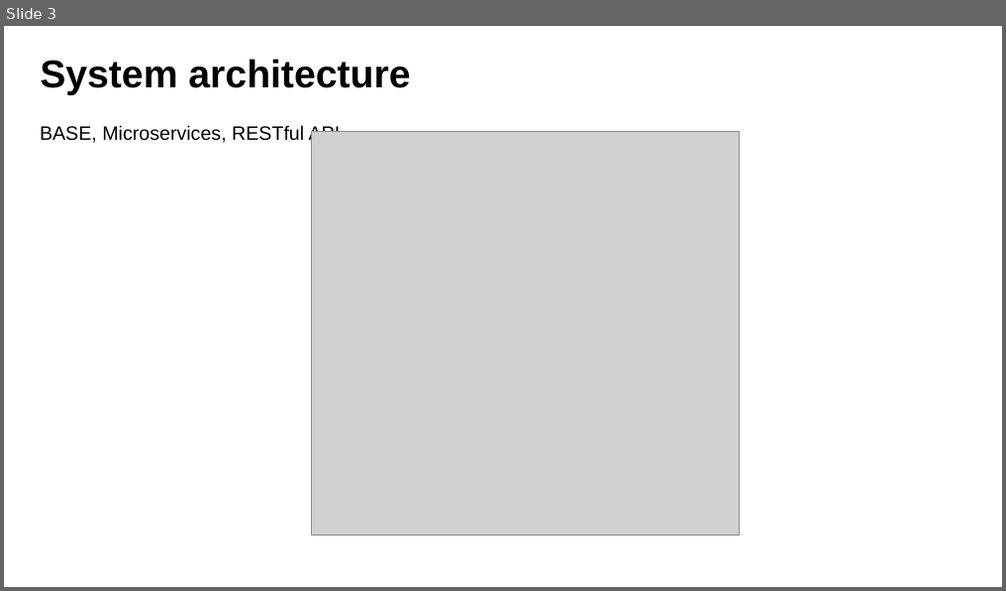
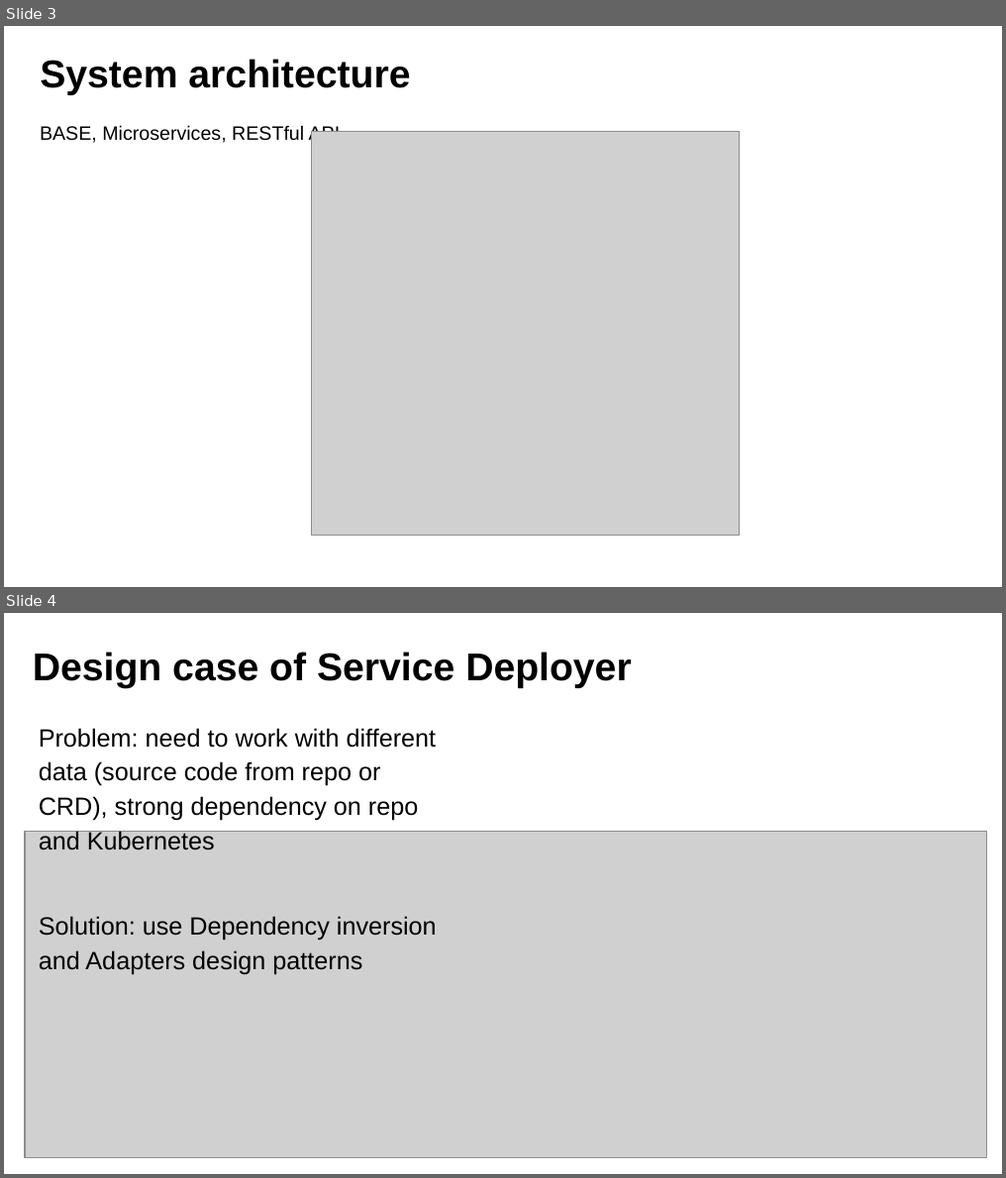
Before and after one commit to fanglores/Advanced-Software-Design, a slide deck: PracticeTasks/Module2/Task_12/Task_12.pptx. Shown one above the other, each under a label of ours: slide 3 before the commit, slides 3 and 4 after it. The pictures are 1006x591 and 1006x1178 pixels, drawn with LibreOffice and Linux fonts; fonts in the diff are those of the drawing; grey boxes stand for pictures. Boxes give left, top, right and bottom in pixels: in the first picture for what was removed or moved away, otherwise in the second. Text is boxed around its words. In the diff, an @@ line names an element or a change of style, - is before the commit and + after.

```diff
--- a/PracticeTasks/Module2/Task_12/Task_12.pptx
+++ b/PracticeTasks/Module2/Task_12/Task_12.pptx
@@ slide 4 added at box(4, 613, 1002, 1174), background #FFFFFF @@
@@ title added at box(33, 652, 632, 688), 28 pt, text #000000, bold @@
+Design case of Service Deployer
@@ text added at box(39, 728, 437, 975), 18 pt, text #000000 @@
+Problem: need to work with different data (source code from repo or CRD), strong dependency on repo and Kubernetes
+Solution: use Dependency inversion and Adapters design patterns
@@ picture added at box(25, 831, 987, 1157) @@
```
Also in this commit, not shown: 3 slides changed, 1 slide removed, 1 other file.
